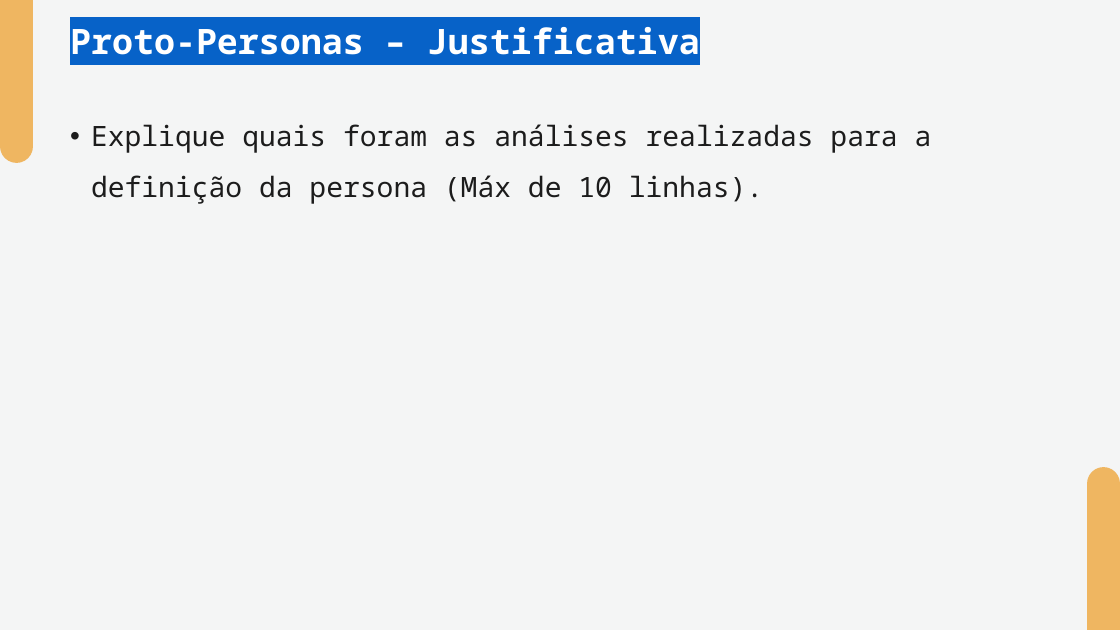
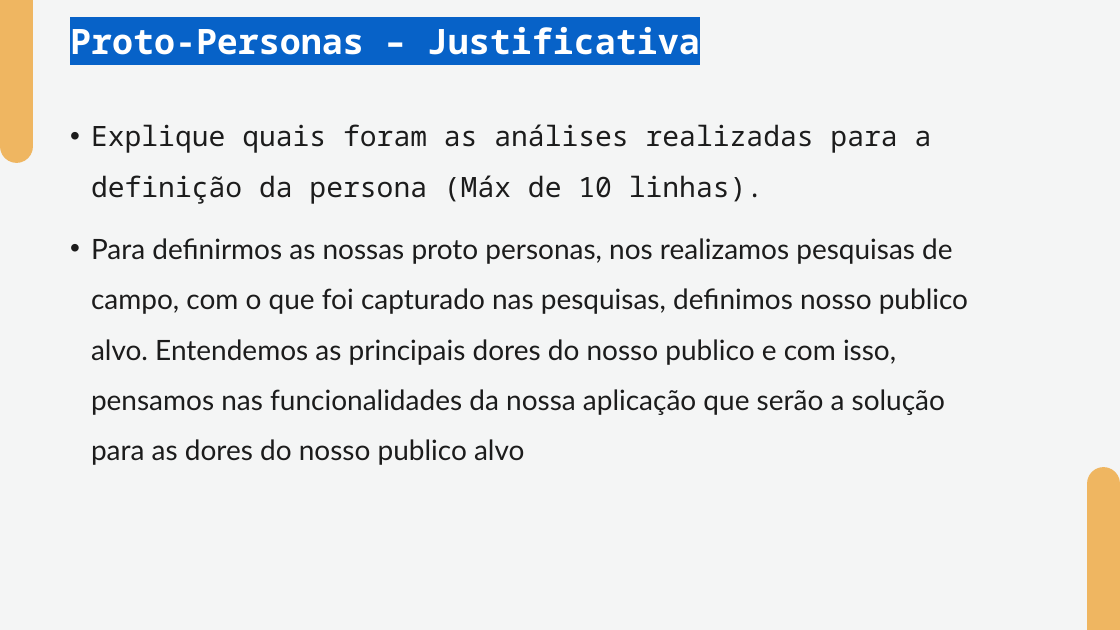
Before and after one commit to SPTechBeFit/BeFit, a slide deck: slide 10 of documentacao/BEFITMAPADEEMPATIA.pptx. Drawn at 1120x630 pixels with LibreOffice and Linux fonts; fonts in the diff are those of the drawing. Boxes give left, top, right and bottom in pixels: in the first picture for what was removed or moved away, otherwise in the second. Text is boxed around its words. In the diff, an @@ line names an element or a change of style, - is before the commit and + after.

```diff
--- a/documentacao/BEFITMAPADEEMPATIA.pptx
+++ b/documentacao/BEFITMAPADEEMPATIA.pptx
@@ text at [91, 238, 968, 465]: paragraph added @@
+• Para definirmos as nossas proto personas, nos realizamos pesquisas de campo, com o que foi capturado nas pesquisas, definimos nosso publico alvo. Entendemos as principais dores do nosso publico e com isso, pensamos nas funcionalidades da nossa aplicação que serão a solução para as dores do nosso publico alvo
```
Also in this commit, not shown: 1 other slide changed, 1 slide added, 1 slide removed, 2 other files.
